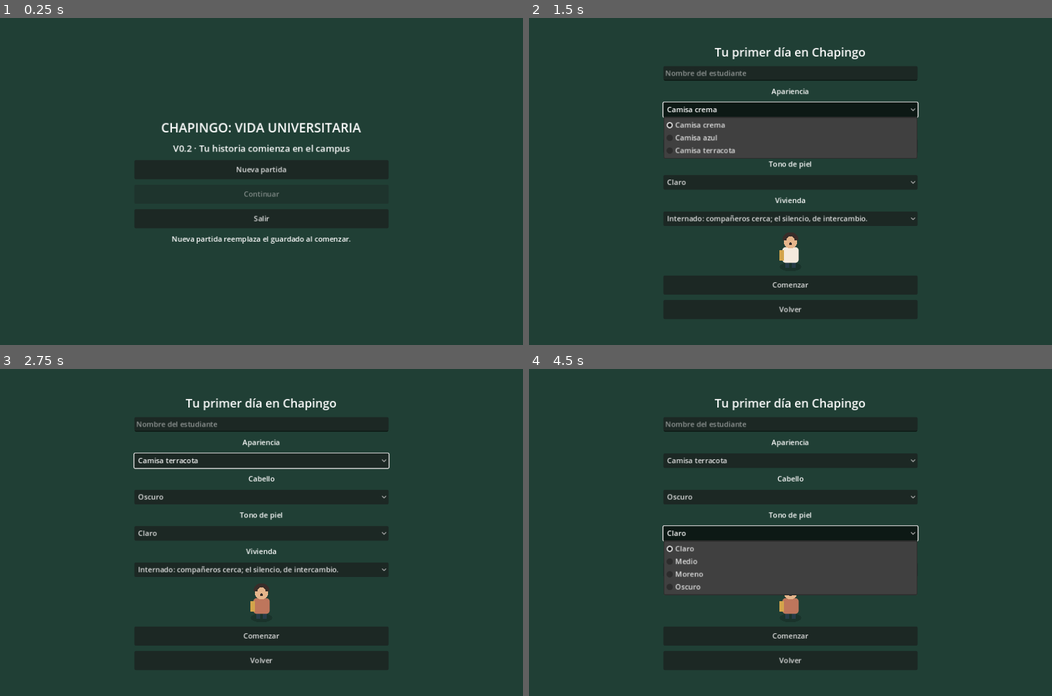
Above: before the commit, frames 1-4 (two rows, left to right).
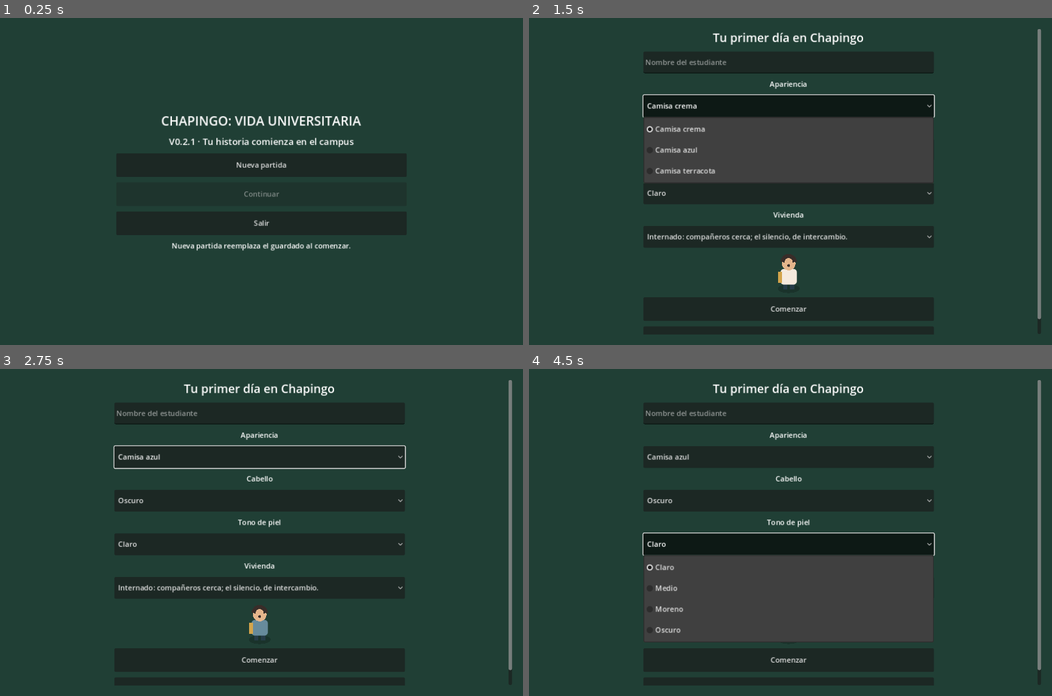
Above: after the commit, the same moments.

Repository: joseeduardojulianmontalvo11-stack/CHAPINGO-GAME
Game: Godot game, scene res://scenes/menu.tscn
Same seed, same stepped clock (60 frames per second), same inputs: the game is played once before the commit and once after it.
Inputs (mouse positions are in pixels of both pictures, inside the frame that each line leads up to):
- Up to frame 1 (0.25 s): no input
- Up to frame 2 (1.5 s): click "Nueva partida" at 0.5 s; click "Camisa crema" at 1.25 s
- Up to frame 3 (2.75 s): click "Oscuro" at 2 s
- Up to frame 4 (4.5 s): click (790, 460) at 2.75 s, where only the run before the commit has a clickable "Camisa terracota"; click (790, 457) at 3.5 s, where only the run after the commit has a clickable "Camisa azul"; click "Claro" at 4.25 s

The runs differ from the first frame. In frame 1, 2.8% of the frame differs, in the area x 30-70%, y 30-72%; in frame 2, 11%; in frame 3, 4.7%; in frame 4, 15%, in the area x 21-98%, y 3-93%.

Commit message:
feat: controles tactiles e interfaz adaptable v0.2.1

Diff:
--- a/project.godot
+++ b/project.godot
@@ -12,6 +12,12 @@
 window/size/viewport_width=1152
 window/size/viewport_height=720
 window/stretch/mode="canvas_items"
+window/stretch/aspect="expand"
+window/handheld/orientation=0
+
+[input_devices]
+pointing/emulate_mouse_from_touch=true
+pointing/emulate_touch_from_mouse=false
 
 [rendering]
 renderer/rendering_method="gl_compatibility"
--- a/scripts/dialogue_ui.gd
+++ b/scripts/dialogue_ui.gd
@@ -8,11 +8,12 @@
 var pages: Array[String] = []
 var page := 0
 var is_open := false
+var header: Label
 
 func _ready() -> void:
-	var header := Label.new()
+	header = Label.new()
 	header.position = Vector2(24, 18)
-	header.text = "CHAPINGO: VIDA UNIVERSITARIA  ·  V0.2\nWASD / Flechas: caminar    E: interactuar    Esc: cerrar diálogo"
+	header.text = "CHAPINGO: VIDA UNIVERSITARIA  ·  V0.2.1\nWASD / Flechas: caminar    E: interactuar    Esc: cerrar    F8: prueba táctil"
 	header.add_theme_font_size_override("font_size", 15)
 	header.add_theme_color_override("font_shadow_color", Color("24382b"))
 	header.add_theme_constant_override("shadow_offset_x", 2)
@@ -47,9 +48,11 @@
 	_resize()
 
 func _resize() -> void:
-	var size := get_viewport().get_visible_rect().size
-	panel.position = Vector2(24, size.y - 235)
-	panel.size = Vector2(size.x - 48, 210)
+	var safe := preload("res://scripts/safe_layout.gd").rect(get_viewport())
+	header.position = safe.position
+	prompt.position = safe.position + Vector2(0, 115)
+	panel.position = Vector2(safe.position.x, safe.end.y - 470)
+	panel.size = Vector2(safe.size.x, 225)
 
 func open_dialogue(character_name: String, lines: Array[String]) -> void:
 	pages = lines
--- a/scripts/main.gd
+++ b/scripts/main.gd
@@ -11,6 +11,7 @@
 var map: Node2D
 var current_location := "campus"
 var door := Vector2(580, 600)
+var touch: Control
 
 func _ready() -> void:
 	configure_input()
@@ -49,6 +50,17 @@
 	identity.position = Vector2(330, 80)
 	identity.text = Session.profile.get("name", "Estudiante")
 	ui.add_child(identity)
+	for control in [save_button, menu_button]:
+		control.custom_minimum_size = Vector2(110, 52)
+	touch = preload("res://scripts/touch_controls.gd").new()
+	ui.add_child(touch)
+	var layout := func():
+		var safe := preload("res://scripts/safe_layout.gd").rect(get_viewport())
+		save_button.position = safe.position + Vector2(0, 54)
+		menu_button.position = safe.position + Vector2(125, 54)
+		identity.position = safe.position + Vector2(340, 70)
+	get_viewport().size_changed.connect(layout)
+	layout.call()
 
 func set_location(value: String, point: Vector2) -> void:
 	if is_instance_valid(map):
--- a/scripts/menu.gd
+++ b/scripts/menu.gd
@@ -15,13 +15,24 @@
 	background.color = Color("203f35")
 	background.set_anchors_and_offsets_preset(Control.PRESET_FULL_RECT)
 	add_child(background)
+	var scroll := ScrollContainer.new()
+	scroll.horizontal_scroll_mode = ScrollContainer.SCROLL_MODE_DISABLED
+	add_child(scroll)
 	var center := CenterContainer.new()
-	center.set_anchors_and_offsets_preset(Control.PRESET_FULL_RECT)
-	add_child(center)
+	center.size_flags_horizontal = Control.SIZE_EXPAND_FILL
+	scroll.add_child(center)
 	column = VBoxContainer.new()
 	column.custom_minimum_size.x = 560
 	column.add_theme_constant_override("separation", 12)
 	center.add_child(column)
+	var layout := func():
+		var safe := preload("res://scripts/safe_layout.gd").rect(get_viewport())
+		scroll.position = safe.position
+		scroll.size = safe.size
+		center.custom_minimum_size.y = safe.size.y
+		column.custom_minimum_size.x = minf(640, safe.size.x)
+	get_viewport().size_changed.connect(layout)
+	layout.call()
 	show_menu()
 
 func clear() -> void:
@@ -32,6 +43,7 @@
 func label_text(value: String, font_size := 20) -> void:
 	var label := Label.new()
 	label.text = value
+	label.autowrap_mode = TextServer.AUTOWRAP_WORD_SMART
 	label.horizontal_alignment = HORIZONTAL_ALIGNMENT_CENTER
 	label.add_theme_font_size_override("font_size", font_size)
 	column.add_child(label)
@@ -39,7 +51,7 @@
 func button(text: String, action: Callable) -> Button:
 	var control := Button.new()
 	control.text = text
-	control.custom_minimum_size.y = 42
+	control.custom_minimum_size.y = 52
 	control.pressed.connect(action)
 	column.add_child(control)
 	return control
@@ -47,7 +59,7 @@
 func show_menu() -> void:
 	clear()
 	label_text("CHAPINGO: VIDA UNIVERSITARIA", 28)
-	label_text("V0.2 · Tu historia comienza en el campus")
+	label_text("V0.2.1 · Tu historia comienza en el campus")
 	button("Nueva partida", show_creator)
 	button("Continuar", continue_game).disabled = Session.read_save().is_empty()
 	button("Salir", func(): get_tree().quit())
@@ -56,6 +68,9 @@
 func choice(title: String, values: Array) -> OptionButton:
 	label_text(title, 16)
 	var control := OptionButton.new()
+	control.custom_minimum_size.y = 48
+	control.fit_to_longest_item = false
+	control.get_popup().add_theme_constant_override("v_separation", 22)
 	for value in values:
 		control.add_item(value)
 	column.add_child(control)
@@ -68,6 +83,7 @@
 	name_field = LineEdit.new()
 	name_field.placeholder_text = "Nombre del estudiante"
 	name_field.max_length = 32
+	name_field.custom_minimum_size.y = 48
 	column.add_child(name_field)
 	look = choice("Apariencia", ["Camisa crema", "Camisa azul", "Camisa terracota"])
 	hair = choice("Cabello", ["Oscuro", "Castaño", "Rubio", "Violeta"])
@@ -80,6 +96,7 @@
 	preview.get_node("Camara").enabled = false
 	preview.set_physics_process(false)
 	preview.position = Vector2(280, 78)
+	holder.resized.connect(func(): preview.position.x = holder.size.x / 2 if is_instance_valid(preview) else 0)
 	preview.scale = Vector2(1.5, 1.5)
 	holder.add_child(preview)
 	update_preview()
--- /dev/null
+++ b/scripts/safe_layout.gd
@@ -0,0 +1,11 @@
+extends RefCounted
+## Convierte el área segura física a coordenadas del lienzo (incluye escalado).
+static func rect(viewport: Viewport) -> Rect2:
+	var full := viewport.get_visible_rect()
+	var safe := DisplayServer.get_display_safe_area()
+	if DisplayServer.get_name() == "headless" or safe.size.x <= 0 or not OS.has_feature("mobile"):
+		return full.grow(-24)
+	var inverse := viewport.get_screen_transform().affine_inverse()
+	var local := Rect2(inverse * Vector2(safe.position), Vector2.ZERO)
+	local.end = inverse * Vector2(safe.end)
+	return full.intersection(local).grow(-24)
--- /dev/null
+++ b/scripts/touch_controls.gd
@@ -0,0 +1,100 @@
+extends Control
+## Cada dedo conserva su acción hasta liberarse. No captura pulsaciones de otros controles.
+const Layout = preload("res://scripts/safe_layout.gd")
+var test_mode := false
+var stick_id := -1
+var fingers: Dictionary = {}
+var stick_center := Vector2.ZERO
+var knob := Vector2.ZERO
+var interact_center := Vector2.ZERO
+var close_center := Vector2.ZERO
+const RADIUS := 75.0
+
+func _ready() -> void:
+	mouse_filter = Control.MOUSE_FILTER_IGNORE
+	test_mode = "--touch-test" in OS.get_cmdline_user_args()
+	visible = OS.has_feature("mobile") or test_mode
+	get_viewport().size_changed.connect(reflow)
+	reflow()
+
+func reflow() -> void:
+	release_all()
+	var safe := Layout.rect(get_viewport())
+	stick_center = Vector2(safe.position.x + 95, safe.end.y - 95)
+	interact_center = Vector2(safe.end.x - 70, safe.end.y - 75)
+	close_center = interact_center - Vector2(0, 130)
+	queue_redraw()
+
+func _input(event: InputEvent) -> void:
+	if event is InputEventKey and event.pressed and not event.echo and event.physical_keycode == KEY_F8:
+		test_mode = not test_mode
+		visible = OS.has_feature("mobile") or test_mode
+		release_all()
+	if not visible:
+		return
+	if event is InputEventScreenTouch:
+		pointer(event.index, event.position, event.pressed)
+	elif event is InputEventScreenDrag:
+		drag(event.index, event.position)
+	elif test_mode and event is InputEventMouseButton and event.button_index == MOUSE_BUTTON_LEFT:
+		pointer(10000, event.position, event.pressed)
+	elif test_mode and event is InputEventMouseMotion:
+		drag(10000, event.position)
+
+func pointer(id: int, point: Vector2, pressed: bool) -> void:
+	if not pressed:
+		if id == stick_id:
+			stick_id = -1
+			move_stick(Vector2.ZERO)
+		fingers.erase(id)
+		return
+	if point.distance_to(stick_center) <= RADIUS and stick_id == -1:
+		stick_id = id
+		drag(id, point)
+	elif point.distance_to(interact_center) <= 52:
+		fingers[id] = "interact"
+		activate("interact")
+	elif point.distance_to(close_center) <= 52:
+		fingers[id] = "close_dialogue"
+		activate("close_dialogue")
+
+func drag(id: int, point: Vector2) -> void:
+	if id == stick_id:
+		move_stick((point - stick_center).limit_length(RADIUS) / RADIUS)
+
+func move_stick(direction: Vector2) -> void:
+	knob = direction * RADIUS
+	var value := direction if direction.length() > 0.15 else Vector2.ZERO
+	for pair in [["move_left", -value.x], ["move_right", value.x], ["move_up", -value.y], ["move_down", value.y]]:
+		if pair[1] > 0:
+			Input.action_press(pair[0], pair[1])
+		else:
+			Input.action_release(pair[0])
+	queue_redraw()
+
+func activate(action: String) -> void:
+	var event := InputEventAction.new()
+	event.action = action
+	event.pressed = true
+	Input.parse_input_event(event)
+	var release := InputEventAction.new()
+	release.action = action
+	Input.parse_input_event.call_deferred(release)
+
+func release_all() -> void:
+	if stick_id != -1:
+		move_stick(Vector2.ZERO)
+	stick_id = -1
+	fingers.clear()
+
+func _notification(what: int) -> void:
+	if what == NOTIFICATION_APPLICATION_FOCUS_OUT or what == NOTIFICATION_EXIT_TREE:
+		release_all()
+
+func _draw() -> void:
+	draw_circle(stick_center, RADIUS, Color(0.1, 0.2, 0.15, 0.65))
+	draw_circle(stick_center + knob, 30, Color("d8c7a2"))
+	for point in [interact_center, close_center]:
+		draw_circle(point, 52, Color(0.1, 0.2, 0.15, 0.85))
+	draw_string(ThemeDB.fallback_font, interact_center + Vector2(-30, 6), "Acción", HORIZONTAL_ALIGNMENT_LEFT, -1, 19)
+	draw_string(ThemeDB.fallback_font, close_center + Vector2(-29, 6), "Cerrar", HORIZONTAL_ALIGNMENT_LEFT, -1, 19)
--- /dev/null
+++ b/tests/mobile.gd
@@ -0,0 +1,89 @@
+extends SceneTree
+var failures := 0
+
+func _initialize() -> void:
+	call_deferred("run")
+
+func check(ok: bool, description: String) -> void:
+	print(("CORRECTO: " if ok else "FALLO: ") + description)
+	if not ok:
+		failures += 1
+
+func tap(touch: Control, id: int, point: Vector2, pressed := true) -> void:
+	var event := InputEventScreenTouch.new()
+	event.index = id
+	event.position = point
+	event.pressed = pressed
+	touch._input(event)
+
+func run() -> void:
+	var session = root.get_node("Session")
+	session.save_path = "user://prueba-mobile.json"
+	session.new_game({"name": "Prueba", "appearance": 1, "hair": "382d29", "skin": "c9936c", "housing": "internado"})
+	var world = load("res://scenes/main.tscn").instantiate()
+	root.add_child(world)
+	await physics_frame
+	var touch = world.touch
+	check(not touch.visible, "Controles ocultos en computadora")
+	var toggle := InputEventKey.new()
+	toggle.physical_keycode = KEY_F8
+	toggle.pressed = true
+	touch._input(toggle)
+	check(touch.visible, "F8 activa simulación")
+	var mouse := InputEventMouseButton.new()
+	mouse.button_index = MOUSE_BUTTON_LEFT
+	mouse.position = touch.stick_center + Vector2(65, 0)
+	mouse.pressed = true
+	touch._input(mouse)
+	var origin: Vector2 = world.student.position
+	for i in 12:
+		await physics_frame
+	check(world.student.position.x > origin.x + 10, "Joystick por mouse mueve al estudiante")
+	mouse.pressed = false
+	touch._input(mouse)
+	check(not Input.is_action_pressed("move_right"), "Soltar mouse libera movimiento")
+	world.set_location("campus", Vector2(880, 590))
+	await process_frame
+	await process_frame
+	tap(touch, 0, touch.stick_center)
+	tap(touch, 1, touch.interact_center)
+	await process_frame
+	check(world.ui.is_open and touch.stick_id == 0, "Segundo dedo conversa sin quitar el joystick")
+	tap(touch, 1, touch.interact_center, false)
+	tap(touch, 2, touch.interact_center)
+	await process_frame
+	check(world.ui.page == 1, "Botón Acción avanza diálogo")
+	tap(touch, 3, touch.close_center)
+	await process_frame
+	check(not world.ui.is_open, "Botón Cerrar cierra diálogo")
+	tap(touch, 0, touch.stick_center, false)
+	world.student.position = world.door
+	tap(touch, 4, touch.interact_center)
+	await process_frame
+	check(world.current_location == "internado", "Acción entra en vivienda")
+	world.student.position = world.door - Vector2(0, 40)
+	tap(touch, 5, touch.interact_center)
+	await process_frame
+	check(world.current_location == "campus", "Acción sale al campus")
+	tap(touch, 6, touch.stick_center + Vector2(60, 0))
+	touch._notification(Control.NOTIFICATION_APPLICATION_FOCUS_OUT)
+	check(not Input.is_action_pressed("move_right"), "Pérdida de foco libera joystick")
+	for child in world.ui.get_children():
+		if child is Button and child.text == "Guardar":
+			child.pressed.emit()
+	check(session.load_game() and session.location == "campus", "Botón Guardar persiste partida")
+	root.size = Vector2i(2532, 1170)
+	await process_frame
+	var safe := preload("res://scripts/safe_layout.gd").rect(root)
+	check(safe.has_point(touch.stick_center) and safe.has_point(touch.interact_center), "Controles dentro del margen en pantalla alargada")
+	world.queue_free()
+	await process_frame
+	var menu = load("res://scenes/menu.tscn").instantiate()
+	root.add_child(menu)
+	menu.show_creator()
+	await process_frame
+	check(menu.name_field.custom_minimum_size.y >= 48 and menu.housing.custom_minimum_size.y >= 48, "Creador con blancos táctiles amplios")
+	menu.queue_free()
+	await process_frame
+	print("Móviles: fallos = %d" % failures)
+	quit(1 if failures else 0)
Not shown, added: scripts/safe_layout.gd.uid
Not shown, added: scripts/touch_controls.gd.uid
